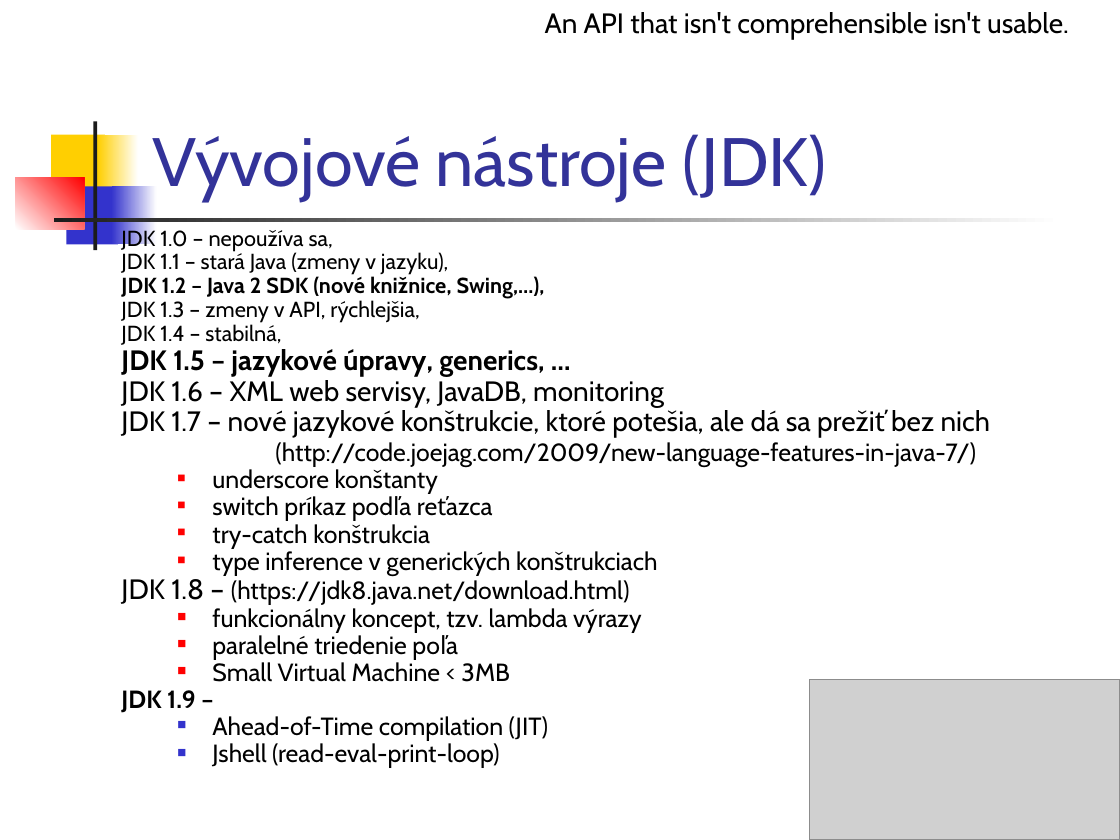
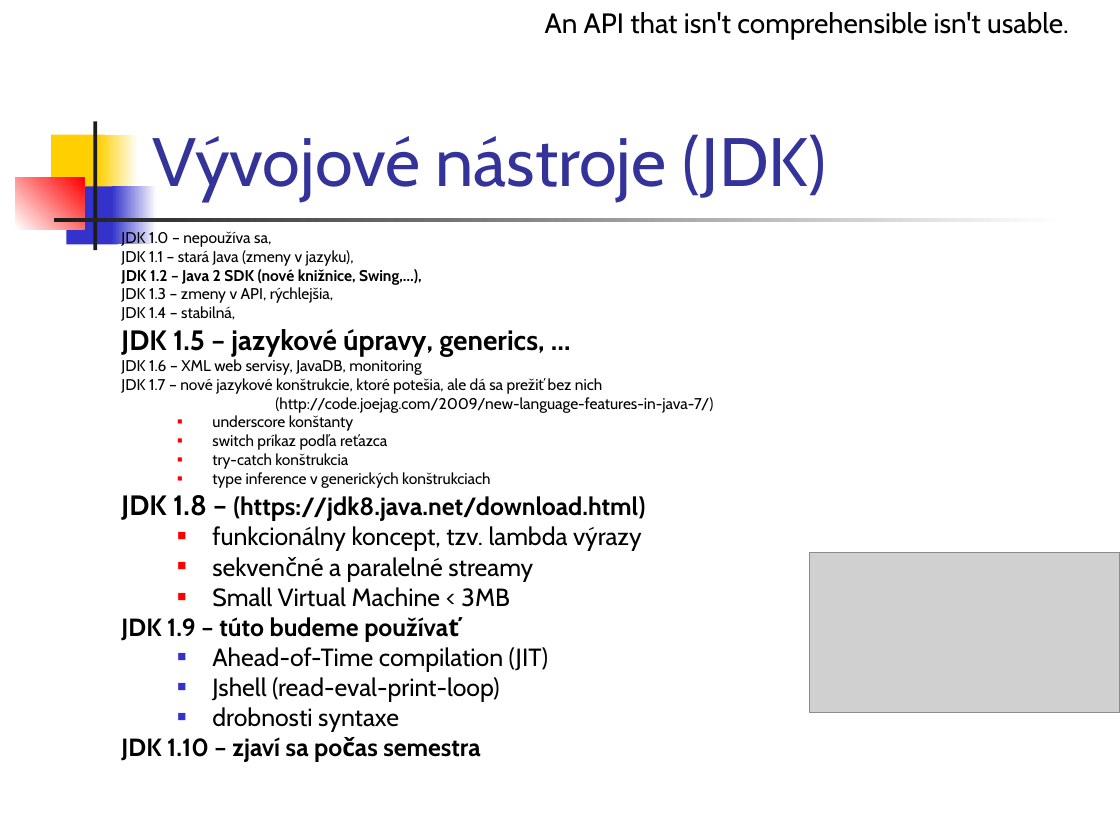
Before and after one commit to Programovanie4/Prednasky, a slide deck: slide 15 of 01/01_java.ppt. Drawn at 1120x840 pixels with LibreOffice and Linux fonts; fonts in the diff are those of the drawing; grey boxes stand for pictures. Boxes give left, top, right and bottom in pixels: in the first picture for what was removed or moved away, otherwise in the second. Text is boxed around its words. In the diff, an @@ line names an element or a change of style, - is before the commit and + after.

```diff
--- a/01/01_java.ppt
+++ b/01/01_java.ppt
@@ text at box(121, 229, 713, 701): size 14 to 10 pt in "JDK 1.0 – nepoužíva sa,", "JDK 1.1 – stará Java (zmeny v ...", "JDK 1.2 – Java 2 SDK (nové ...", "JDK 1.3 – zmeny v API, rýchlejšia," and 1 more places; size 18 to 10 pt in "JDK 1.6 – XML web servisy, JavaDB, ...", "JDK 1.7 – nové jazykové konštrukcie, ktoré ..."; size 16 to 10 pt in "(http://code.joejag.com/2009/new-language-features-in-java-7 ...", "underscore konštanty", "switch príkaz podľa reťazca", "try-catch konštrukcia" and 1 more places; bold on in "JDK 1.8 – (https://jdk8.java.net/download.html)"; line spacing 0.7 to 0.8; less space between paragraphs @@
@@ text at box(329, 557, 533, 581): text changed @@
-  ■ paralelné triedenie poľa
+  ■ sekvenčné a paralelné streamy
@@ picture: place and size @@
-picture at box(810, 679, 1120, 840)
+picture at box(810, 552, 1120, 713)
@@ text at box(121, 617, 459, 641): text changed @@
-JDK 1.9 –
+JDK 1.9 – túto budeme používať
@@ text at box(121, 707, 480, 762): paragraphs added @@
+  ■ drobnosti syntaxe
+JDK 1.10 – zjaví sa počas semestra
```
Also in this commit, not shown: 8 other slides changed, 3 slides added, 1 other file.
